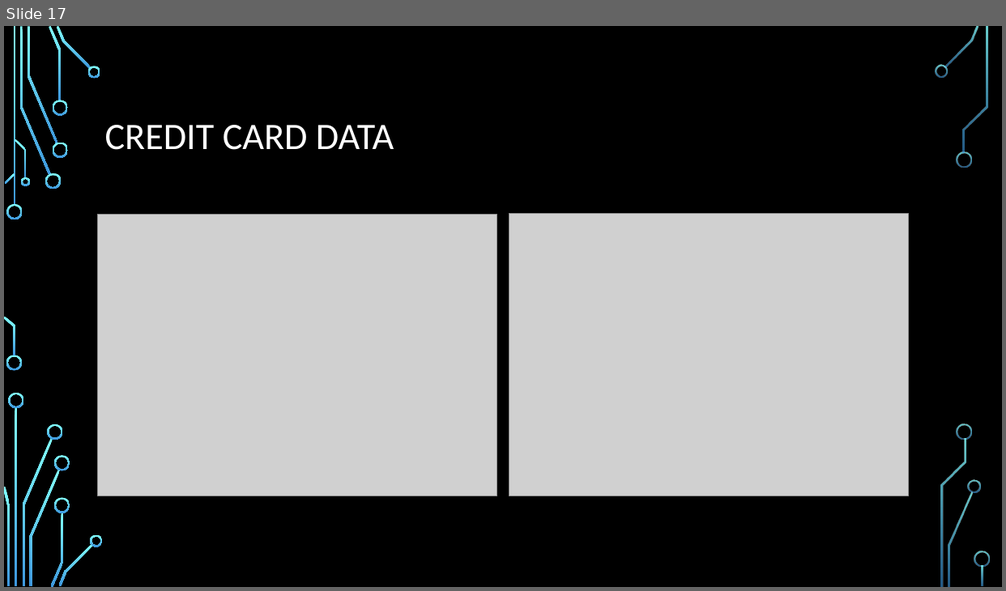
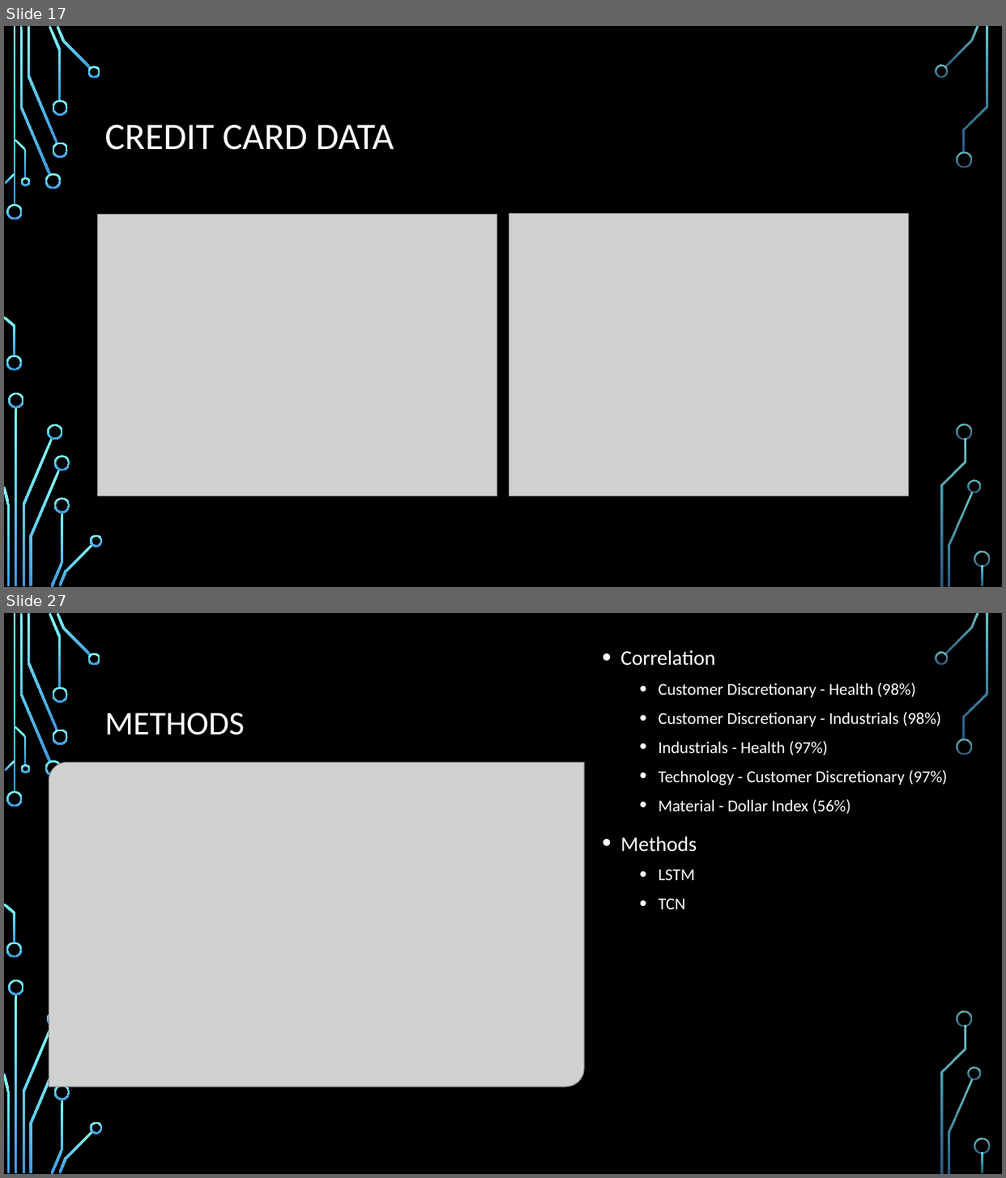
Before and after one commit to shawnmccarthy/anomalydetection, a slide deck: mccarthy-shawn_slides.pptx. Shown one above the other, each under a label of ours: slide 17 before the commit, slides 17 and 27 after it; the slides between them are not shown. The pictures are 1006x591 and 1006x1178 pixels, drawn with LibreOffice and Linux fonts; fonts in the diff are those of the drawing; grey boxes stand for pictures; background and template pictures are left out. Boxes give left, top, right and bottom in pixels: in the first picture for what was removed or moved away, otherwise in the second. Text is boxed around its words. In the diff, an @@ line names an element or a change of style, - is before the commit and + after.

```diff
--- a/mccarthy-shawn_slides.pptx
+++ b/mccarthy-shawn_slides.pptx
@@ slide 27 added at box(4, 613, 1002, 1174), background picture (left out); not listed: 36 template elements that a slide beside it also shows @@
@@ text added at box(620, 650, 948, 909), 16 pt, text #FFFFFF @@
+• Correlation
+  • Customer Discretionary - Health (98%)
+  • Customer Discretionary - Industrials (98%)
+  • Industrials - Health (97%)
+  • Technology - Customer Discretionary (97%)
+  • Material - Dollar Index (56%)
+• Methods
+  • LSTM
+  • TCN
@@ title added at box(105, 713, 245, 735), 32 pt, text #FFFFFF @@
+METHODS
@@ picture added at box(49, 763, 584, 1088) @@
```
Also in this commit, not shown: 1 slide changed, 10 other slides added, 1 other file.
